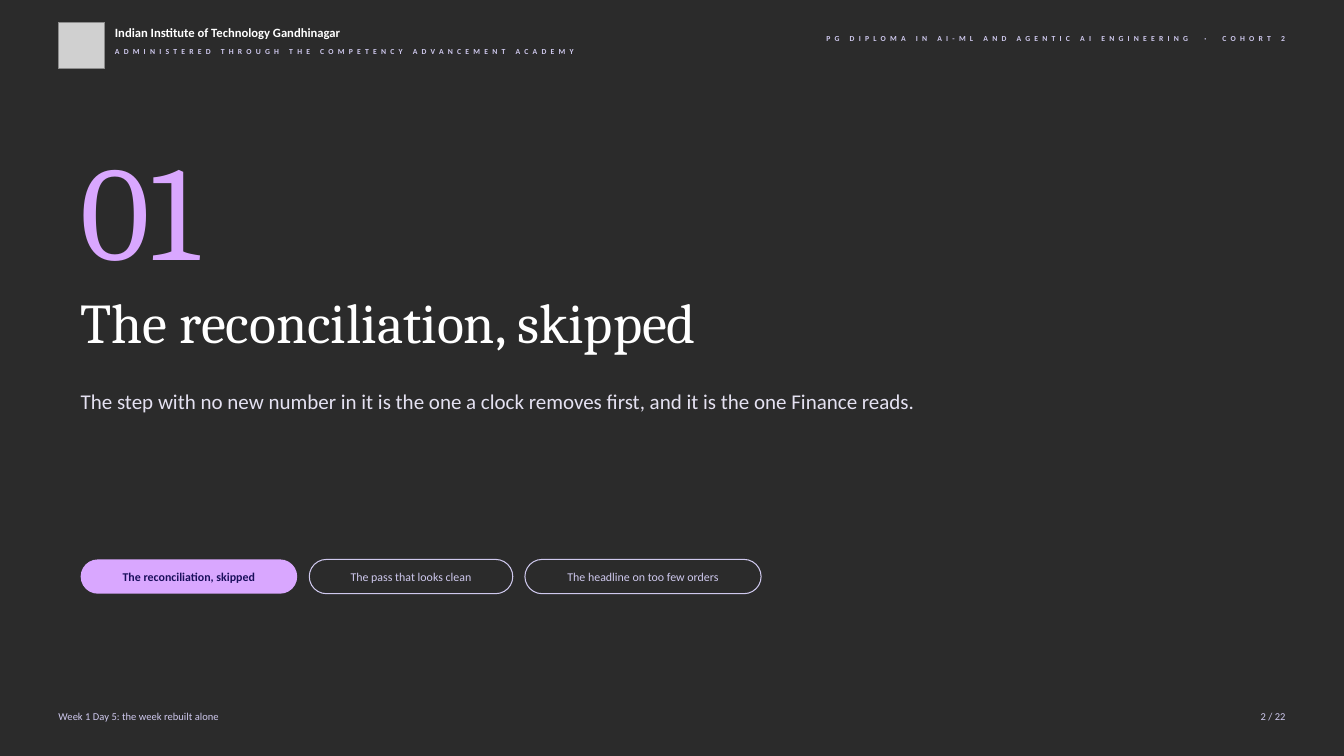
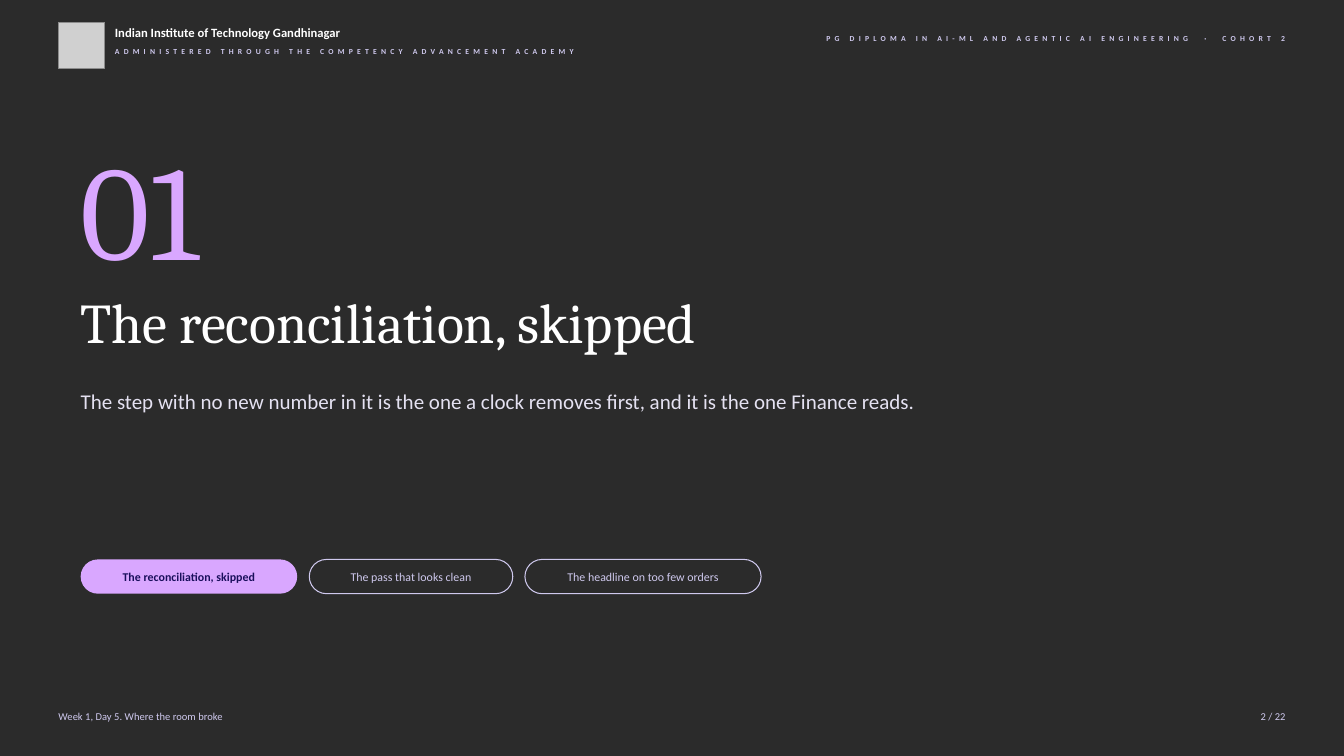
Before and after one commit to fde-academy-lab/c2-content-factory, a slide deck: slide 2 of content/W01/D5/slides/C2_W01_D05_debrief_STUDENT.pptx. Drawn at 1344x756 pixels with LibreOffice and Linux fonts; fonts in the diff are those of the drawing; grey boxes stand for pictures; background and template pictures are left out; a plain dark background stands for a picture behind light text. Boxes give left, top, right and bottom in pixels: in the first picture for what was removed or moved away, otherwise in the second. Text is boxed around its words. In the diff, an @@ line names an element or a change of style, - is before the commit and + after.

```diff
--- a/content/W01/D5/slides/C2_W01_D05_debrief_STUDENT.pptx
+++ b/content/W01/D5/slides/C2_W01_D05_debrief_STUDENT.pptx
@@ text at (x1=58, y1=712, x2=222, y2=722): text changed @@
-Week 1 Day 5: the week rebuilt alone
+Week 1, Day 5. Where the room broke
```
Also in this commit, not shown: 2 other slides changed, 2 other files.
